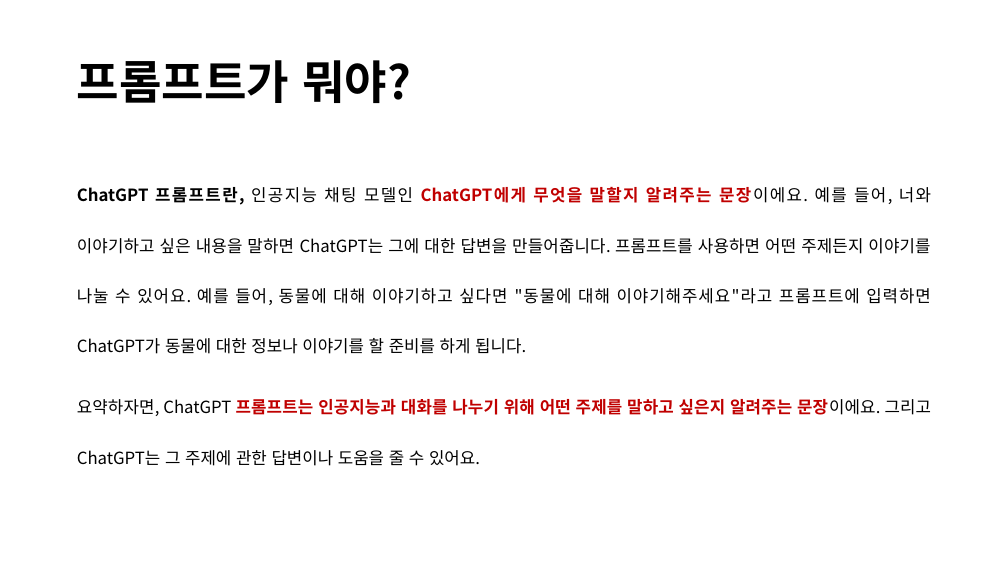
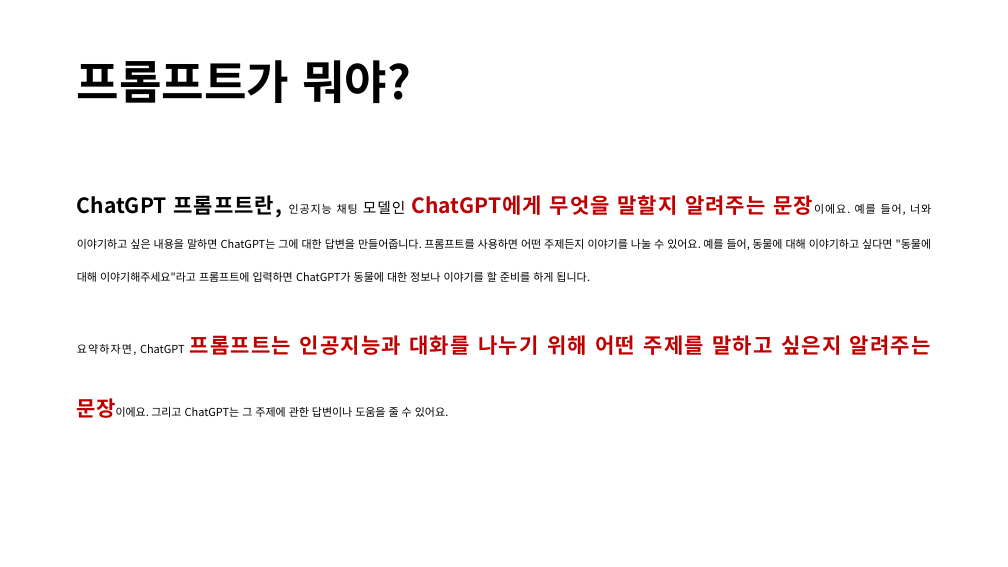
Before and after one commit to lolsaless/Python, a slide deck: slide 2 of 프롬프트 실습.pptx. Drawn at 1008x567 pixels with LibreOffice and Linux fonts; fonts in the diff are those of the drawing. Boxes give left, top, right and bottom in pixels: in the first picture for what was removed or moved away, otherwise in the second. Text is boxed around its words. In the diff, an @@ line names an element or a change of style, - is before the commit and + after.

```diff
--- a/프롬프트 실습.pptx
+++ b/프롬프트 실습.pptx
@@ text "ChatGPT 프롬프트란, 인공지능 채팅 모델인 ..." at (77, 195, 931, 418): size 16 to 20 pt in "ChatGPT 프롬프트란, ChatGPT에게 무엇을 말할지 알려주는 문장이에요.", "프롬프트는 인공지능과 대화를 나누기 위해 어떤 주제를 ..."; size 16 to 10.5 pt in "인공지능 채팅 문장이에요. 예를 들어, 너와 이야기하고 ...", "요약하자면, ChatGPT 문장이에요. 그리고 ChatGPT는 그 주제에 ..."; size 16 to 14 pt in "모델인" @@
```
Also in this commit, not shown: 1 other slide changed.
